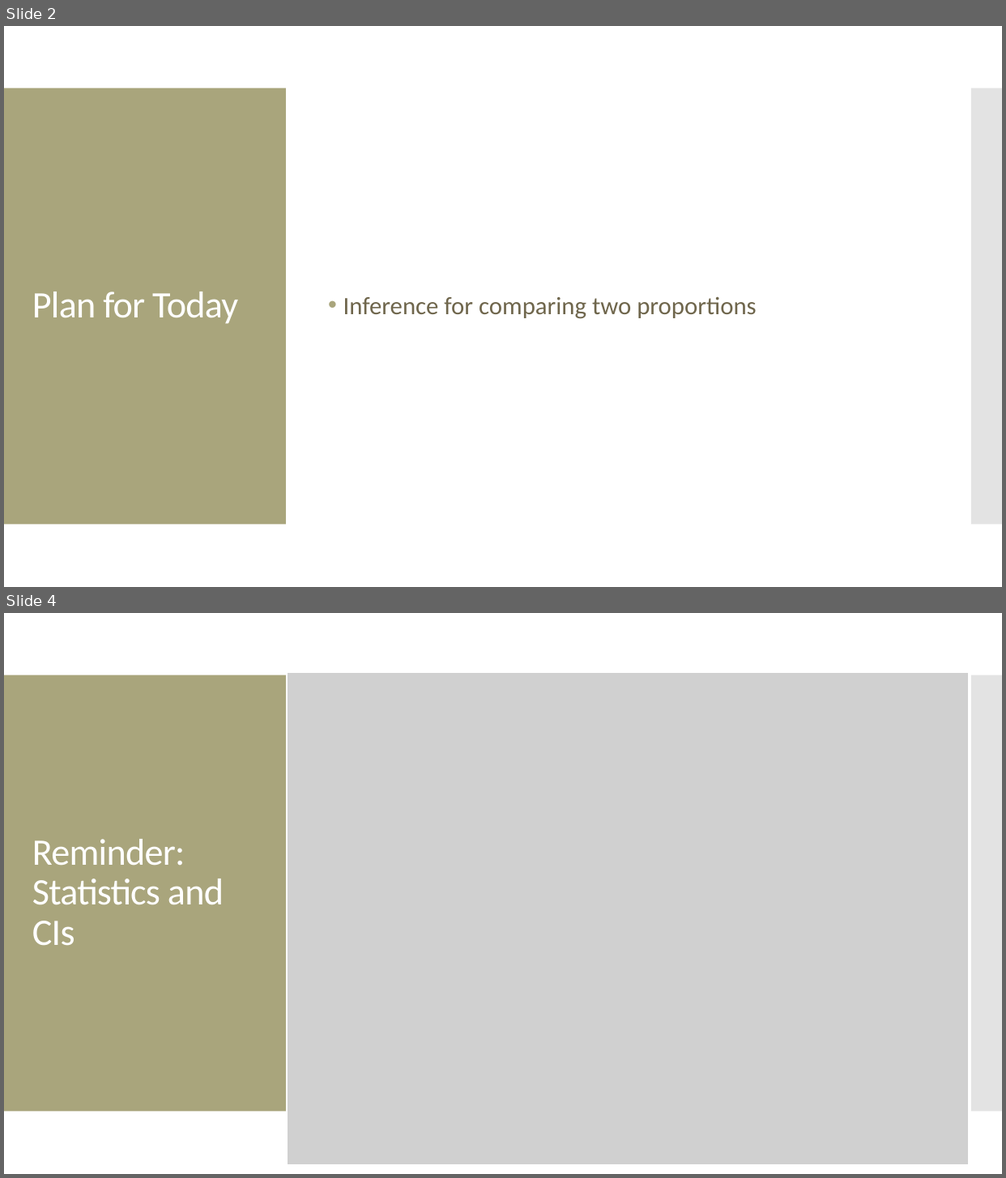
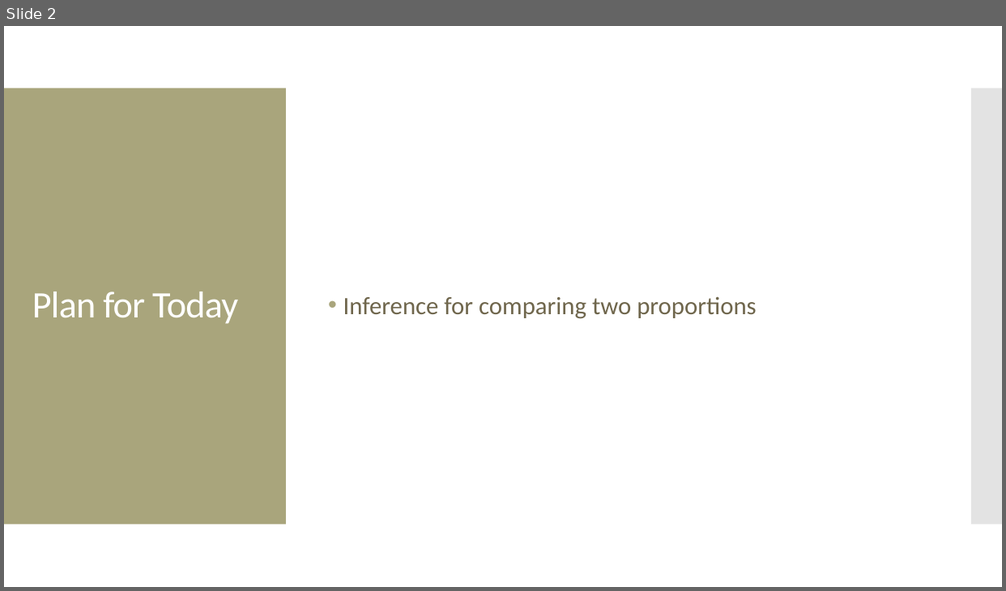
Before and after one commit to amosca01/MATH108-S24, a slide deck: slides/11-categorical-inference-pt1.pptx. Shown one above the other, each under a label of ours: slides 2 and 4 before the commit, slide 2 after it; the slides between them are not shown. The pictures are 1006x1178 and 1006x591 pixels, drawn with LibreOffice and Linux fonts; fonts in the diff are those of the drawing; grey boxes stand for pictures. Boxes give left, top, right and bottom in pixels: in the first picture for what was removed or moved away, otherwise in the second. Text is boxed around its words. In the diff, an @@ line names an element or a change of style, - is before the commit and + after.

```diff
--- a/slides/11-categorical-inference-pt1.pptx
+++ b/slides/11-categorical-inference-pt1.pptx
@@ slide 4 removed at [4, 613, 1002, 1174], background #FFFFFF; not listed: 2 template elements that a slide beside it also shows @@
@@ picture removed at [288, 673, 968, 1165] @@
@@ title removed at [32, 839, 224, 946] @@
-Reminder: Statistics and CIs
```
Also in this commit, not shown: 3 slides added, 1 other slide removed, 2 other files.
